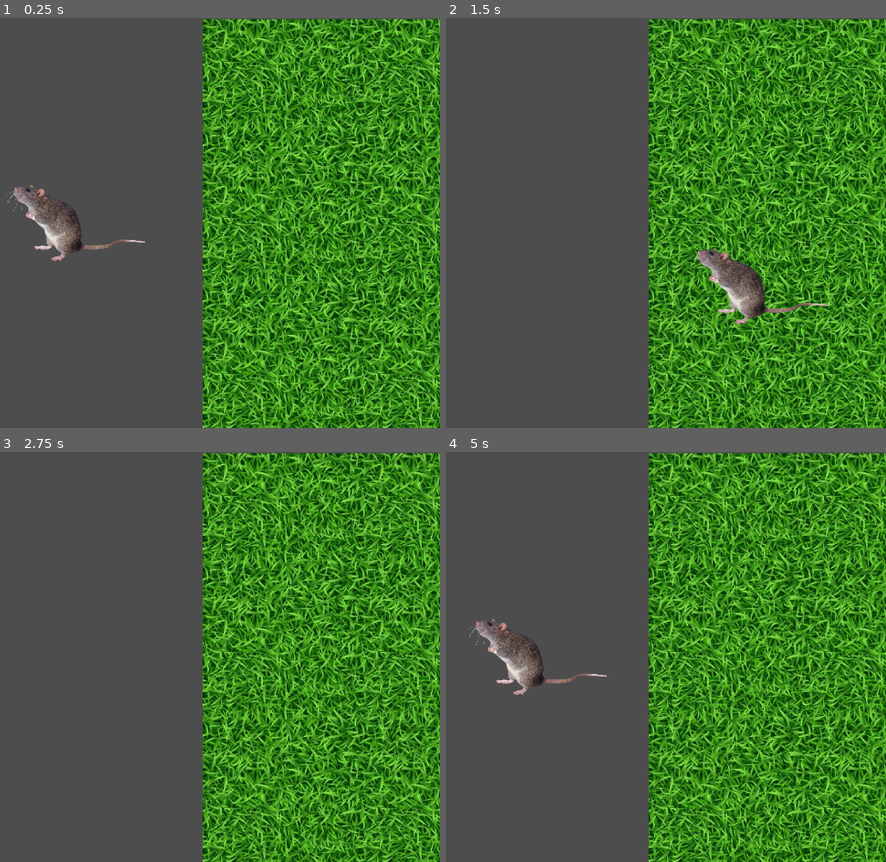
Above: before the commit, frames 1-4 (two rows, left to right).
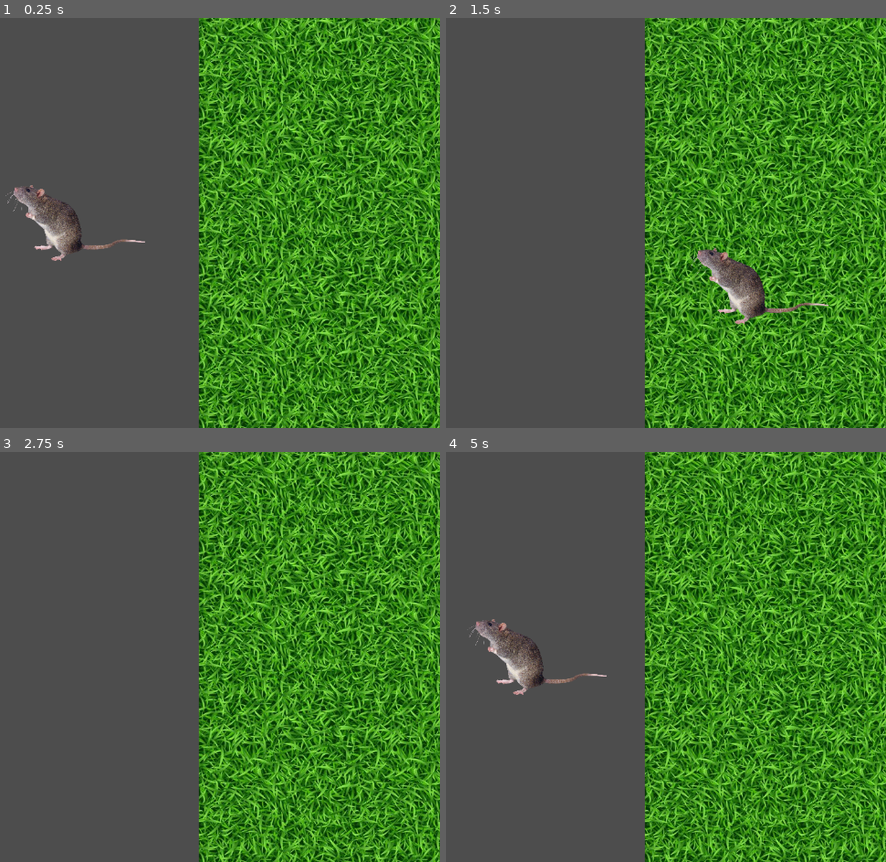
Above: after the commit, the same moments.

Repository: zozobirb/RATTICUS
Game: Godot game, scene res://assets/scenes/game.tscn
The game is run twice, just before and just after one commit, with the same random seed, the same clock (stepped at 60 frames per second) and the same inputs. The project has no main scene, so this scene is started directly.
Inputs:
- Up to frame 1 (0.25 s): no input
- Up to frame 2 (1.5 s): tap Enter at 0.5 s; hold Right (ui_right) 0.53-1.28 s; hold Down (ui_down) from 1.28 s (still down)
- Up to frame 3 (2.75 s): release Down (ui_down) at 2.03 s; hold Right (ui_right) from 2.03 s (still down)
- Up to frame 4 (5 s): tap Space at 2.75 s; release Right (ui_right) at 2.78 s; hold Up (ui_up) 2.78-3.53 s; tap Enter at 3.5 s; hold Left (ui_left) from 3.53 s (still down)

The runs differ from the first frame. In frame 1, 40% of the frame differs, in the area x 45-100%, y 0-100%; in frame 2, 39%; in frame 3, 40%; in frame 4, 40%.
Error after the commit: Invalid access to property or key 'encounterChance' on a base object of type 'GDScript'. (res://assets/scripts/spawn_areas.gd:16)

Commit message:
fixed collsion

Diff:
--- a/ratticus/assets/scenes/player.tscn
+++ b/ratticus/assets/scenes/player.tscn
@@ -4,6 +4,7 @@
 [ext_resource type="Texture2D" uid="uid://xcjmjnwqribd" path="res://assets/sprites/pngimg.com - rat_mouse_PNG23553.png" id="2_s027a"]
 
 [sub_resource type="RectangleShape2D" id="RectangleShape2D_s027a"]
+size = Vector2(1156, 1217)
 
 [sub_resource type="SpriteFrames" id="SpriteFrames_14505"]
 animations = [{
@@ -19,7 +20,10 @@
 [node name="Player" type="CharacterBody2D"]
 script = ExtResource("1_rwm0n")
 
-[node name="CollisionShape2D" type="CollisionShape2D" parent="."]
+[node name="CollisionShape2D" type="Area2D" parent="."]
+
+[node name="CollisionShape2D2" type="CollisionShape2D" parent="CollisionShape2D"]
+position = Vector2(-441, -10.5)
 shape = SubResource("RectangleShape2D_s027a")
 
 [node name="AnimatedSprite2D" type="AnimatedSprite2D" parent="."]
--- a/ratticus/assets/scenes/spawn_areas.tscn
+++ b/ratticus/assets/scenes/spawn_areas.tscn
@@ -4,6 +4,7 @@
 [ext_resource type="Texture2D" uid="uid://c77wgkiwweaqi" path="res://assets/sprites/seamless-green-grass-pattern_1284-52275.jpg" id="2_p5mfn"]
 
 [sub_resource type="RectangleShape2D" id="RectangleShape2D_t2g4m"]
+size = Vector2(383, 731)
 
 [sub_resource type="GDScript" id="GDScript_e1van"]
 script/source = "extends CollisionShape2D
@@ -14,8 +15,12 @@
 script = ExtResource("1_p5mfn")
 
 [node name="CollisionShape2D" type="CollisionShape2D" parent="."]
+position = Vector2(-181.5, -41.5)
 shape = SubResource("RectangleShape2D_t2g4m")
 script = SubResource("GDScript_e1van")
 
 [node name="Sprite2D" type="Sprite2D" parent="."]
+position = Vector2(-6, -41)
 texture = ExtResource("2_p5mfn")
+
+[connection signal="area_entered" from="." to="." method="_on_area_entered"]
--- a/ratticus/assets/scripts/battle_manager.gd
+++ b/ratticus/assets/scripts/battle_manager.gd
@@ -3,5 +3,5 @@
 
 func battle_time():
 
-
+	print("in the script, straight up printing it")
 	pass
--- a/ratticus/assets/scripts/spawn_areas.gd
+++ b/ratticus/assets/scripts/spawn_areas.gd
@@ -2,18 +2,19 @@
 class_name SpawnAreas
 
 
-var _player = null
+var _player := Player
 
 func _ready():
 	randomize()
 
-func _on_body_entered():
+
+func _on_area_entered(area: Area2D) -> void:
+	print("IM IN DA GRASS")
 	_roll_chance()
-
-
 
 func _roll_chance():
 	var probability : int = _player.encounterChance
 	if (randi() % probability) == (probability - 1):
+		print("i solo this ez")
 		gameManager.battle_time()
 		pass
